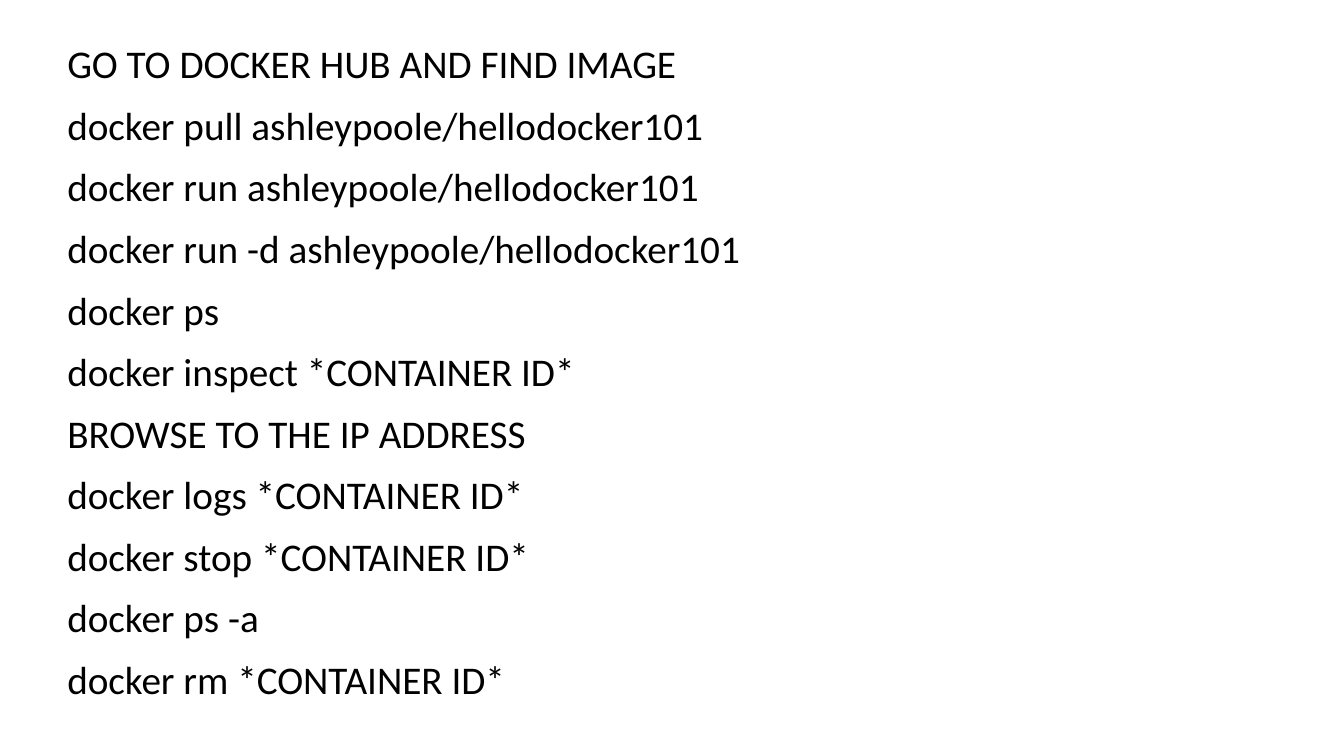
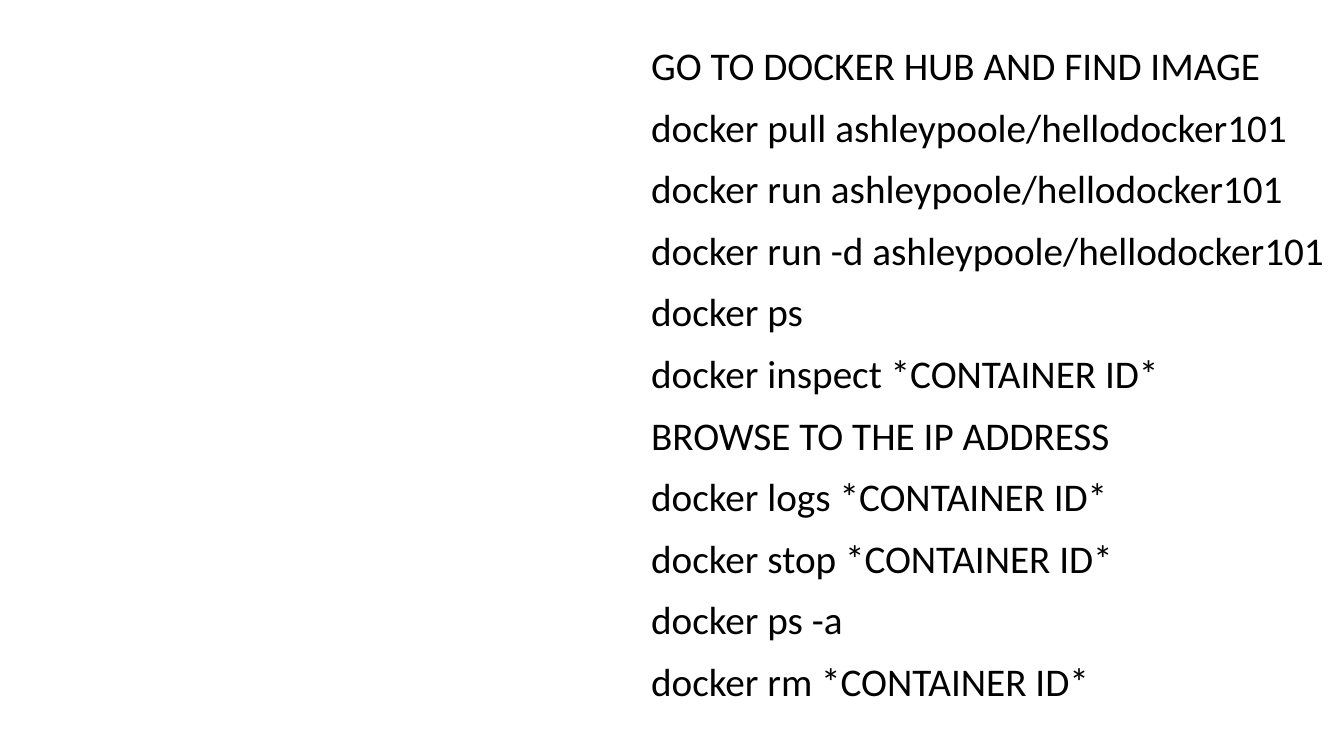
Before and after one commit to AshleyPoole/DockerForWindows101, a slide deck: slide 1 of Docker on Windows 101 - Speaker Notes.pptx. Drawn at 1344x756 pixels with LibreOffice and Linux fonts; fonts in the diff are those of the drawing. Boxes give left, top, right and bottom in pixels: in the first picture for what was removed or moved away, otherwise in the second. Text is boxed around its words. In the diff, an @@ line names an element or a change of style, - is before the commit and + after.

```diff
--- a/Docker on Windows 101 - Speaker Notes.pptx
+++ b/Docker on Windows 101 - Speaker Notes.pptx
@@ text "GO TO DOCKER HUB AND ...": place and size @@
-text "GO TO DOCKER HUB AND ..." at box(67, 52, 740, 695)
+text "GO TO DOCKER HUB AND ..." at box(651, 54, 1323, 697)
```
Also in this commit, not shown: 1 other slide changed, 2 other files.
